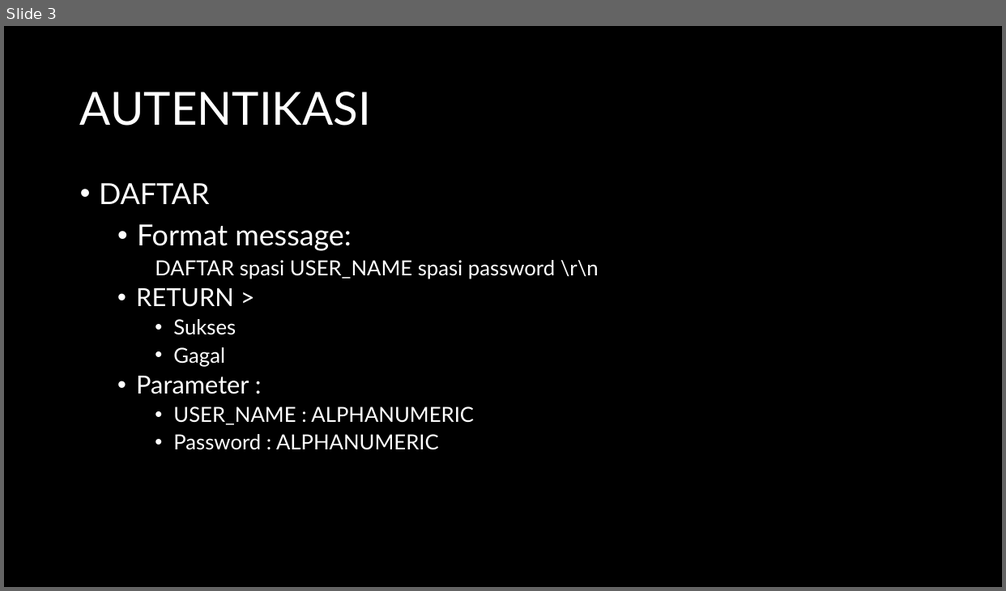
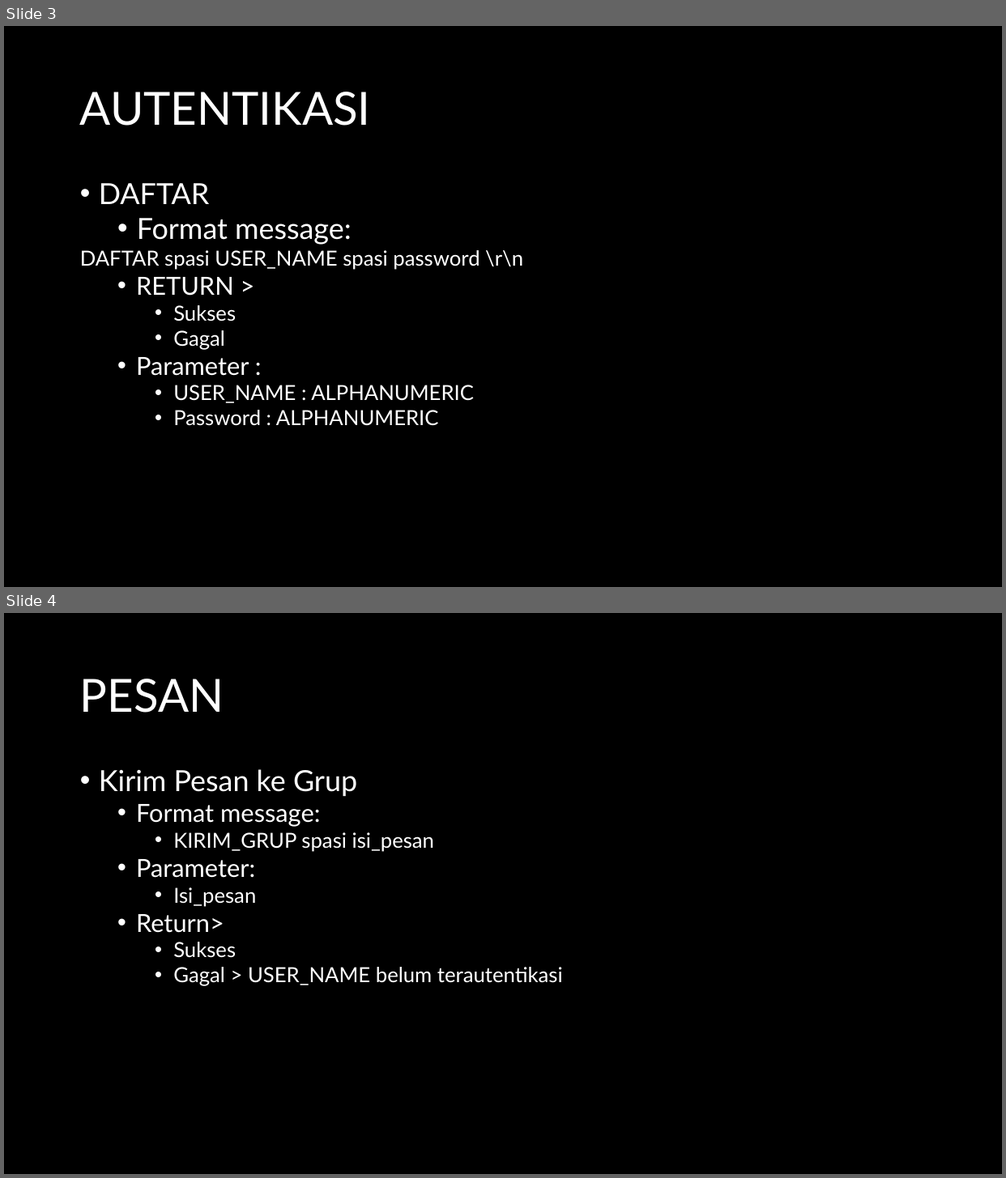
Before and after one commit to jeffrynasri/Kuliah-Progjar-E, a slide deck: TUGAS2_CHATSERVER/DRAFT-CHAT-SERVER.pptx. Shown one above the other, each under a label of ours: slide 3 before the commit, slides 3 and 4 after it. The pictures are 1006x591 and 1006x1178 pixels, drawn with LibreOffice and Linux fonts; fonts in the diff are those of the drawing. Boxes give left, top, right and bottom in pixels: in the first picture for what was removed or moved away, otherwise in the second. Text is boxed around its words. In the diff, an @@ line names an element or a change of style, - is before the commit and + after.

```diff
--- a/TUGAS2_CHATSERVER/DRAFT-CHAT-SERVER.pptx
+++ b/TUGAS2_CHATSERVER/DRAFT-CHAT-SERVER.pptx
@@ slide 4 added at (4,613,1002,1174), background #000000 @@
@@ text added at (80,679,224,713), 44 pt, text #FFFFFF @@
+PESAN
@@ text added at (99,769,563,986), 20 pt, text #FFFFFF @@
+• Kirim Pesan ke Grup
+  • Format message:
+    • KIRIM_GRUP spasi isi_pesan
+  • Parameter:
+    • Isi_pesan
+  • Return>
+    • Sukses
+    • Gagal > USER_NAME belum terautentikasi
@@ slide 3 changed as well @@
@@ text "DAFTAR" at (80,183,523,426): less space between paragraphs; line spacing 0.9 to 1; list level 3 to 1 in "DAFTAR spasi USER_NAME spasi password ..." @@
```
Also in this commit, not shown: 8 other slides changed, 1 other slide added.
